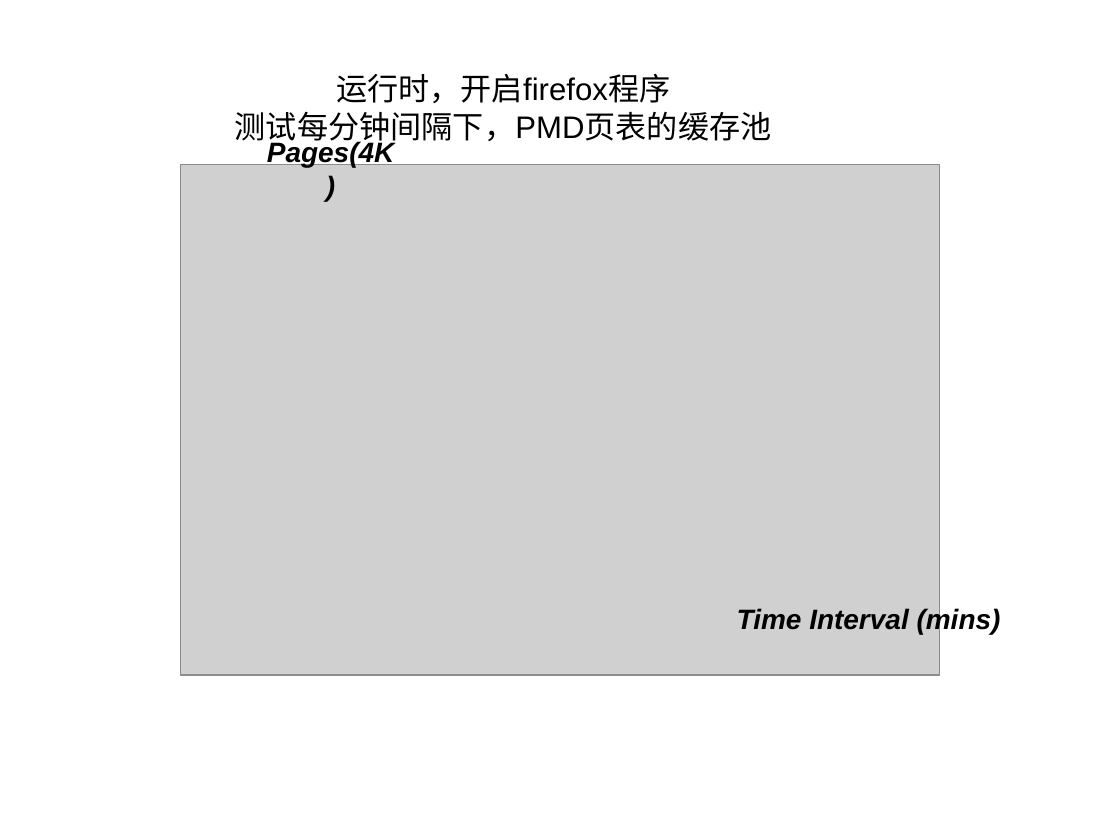
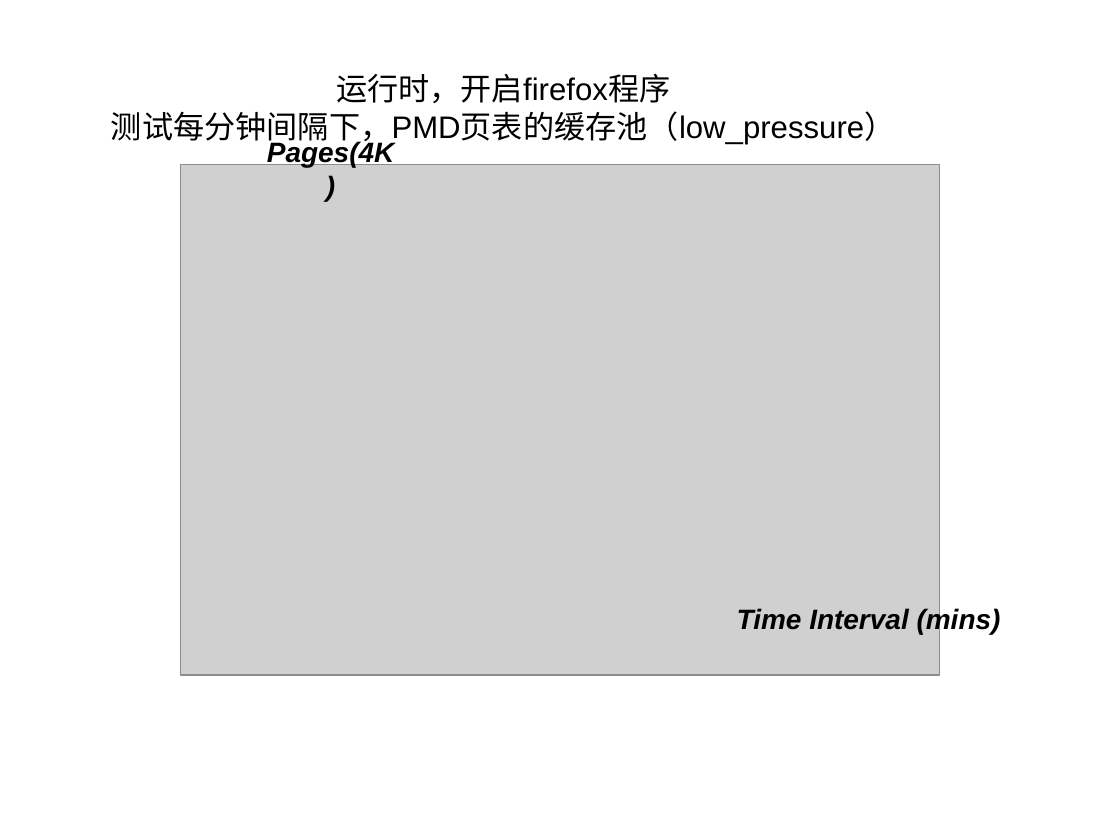
Before and after one commit to strongerwill/FastIO, a slide deck: slide 6 of log/11.15/运行时_对比.ppt. Drawn at 1120x840 pixels with LibreOffice and Linux fonts; fonts in the diff are those of the drawing; grey boxes stand for pictures. Boxes give left, top, right and bottom in pixels: in the first picture for what was removed or moved away, otherwise in the second. Text is boxed around its words. In the diff, an @@ line names an element or a change of style, - is before the commit and + after.

```diff
--- a/log/11.15/运行时_对比.ppt
+++ b/log/11.15/运行时_对比.ppt
@@ title at (111, 73, 896, 146): text changed @@
-运行时，开启firefox程序
-测试每分钟间隔下，PMD页表的缓存池
+运行时，开启firefox程序
+测试每分钟间隔下，PMD页表的缓存池（low_pressure）
```
Also in this commit, not shown: 2 other slides changed, 3 slides added, 15 other files.
